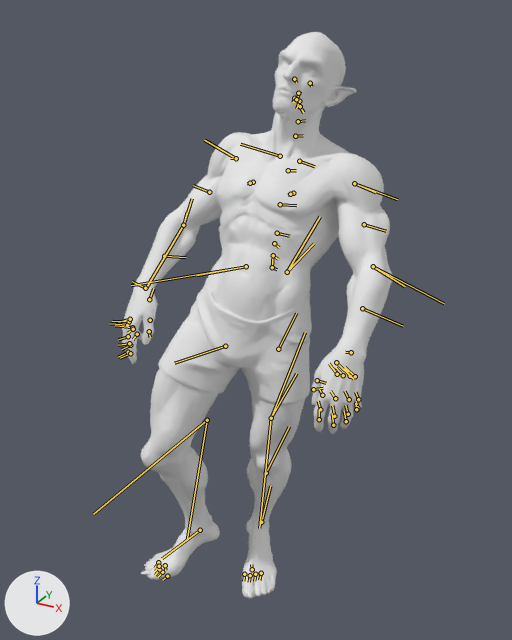
What one commit did to the glTF model public/models/Githzerai_Male_Idle.glb.
Rendered twice from a 50 mm camera at (48.6, -93.5, 100.7) aimed at (-2.3, -1.1, 54.5). Every picture has the same lights, and +X, +Y and +Z are marked at lower left. The picture after the commit comes second. Both versions are drawn at frame 7 of the action 'badass-idle-626441'; the numbers are the values there. The bones that change, and the others that lie on the model, are drawn over the model as lines.
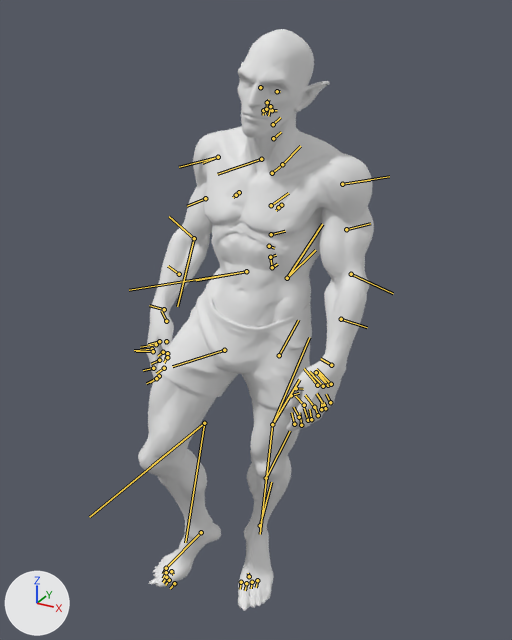
What differs and where, as boxes [x1, y1, x2, y2] in the pictures (512 x 640 px):
'default', posed (13% narrower)
    before: [122, 32, 393, 599]
    after: [138, 29, 374, 611]
bone 'pelvis', root to tip
    before: (272, 267) to (277, 269)
    after: (272, 267) to (277, 264)
bone 'spine_02', root to tip
    before: (274, 243) to (279, 247)
    after: (269, 246) to (274, 248)
bone 'spine_03', root to tip
    before: (277, 233) to (289, 236)
    after: (271, 234) to (285, 231)
bone 'spine_04', root to tip
    before: (280, 204) to (296, 205)
    after: (271, 205) to (288, 193)
bone 'clavicle_l', root to tip
    before: (299, 161) to (314, 166)
    after: (282, 164) to (300, 146)
bone 'upperarm_l', root to tip
    before: (354, 183) to (397, 199)
    after: (342, 184) to (389, 176)
bone 'lowerarm_l', root to tip
    before: (373, 266) to (444, 303)
    after: (351, 274) to (393, 293)
bone 'cc_base_l_forearmtwist01', root to tip
    before: (373, 266) to (405, 286)
    after: (351, 274) to (373, 284)
bone 'cc_base_l_forearmtwist02', root to tip
    before: (362, 308) to (403, 326)
    after: (341, 319) to (367, 327)
bone 'middle_01_l', root to tip
    before: (335, 398) to (330, 391)
    after: (314, 407) to (305, 395)
bone 'index_01_l', root to tip
    before: (322, 395) to (319, 388)
    after: (304, 405) to (295, 396)
bone 'ring_01_l', root to tip
    before: (349, 399) to (344, 391)
    after: (324, 405) to (316, 393)
bone 'pinky_01_l', root to tip
    before: (358, 399) to (355, 392)
    after: (330, 402) to (326, 394)
bone 'cc_base_l_upperarmtwist01', root to tip
    before: (354, 183) to (375, 192)
    after: (342, 184) to (370, 180)
bone 'cc_base_l_upperarmtwist02', root to tip
    before: (364, 224) to (386, 231)
    after: (346, 229) to (370, 223)
bone 'clavicle_r', root to tip
    before: (280, 156) to (240, 144)
    after: (261, 159) to (217, 174)
bone 'upperarm_r', root to tip
    before: (236, 158) to (204, 140)
    after: (218, 157) to (179, 167)
bone 'cc_base_r_upperarmtwist01', root to tip
    before: (236, 158) to (230, 158)
    after: (218, 157) to (202, 163)
bone 'cc_base_r_upperarmtwist02', root to tip
    before: (209, 192) to (193, 185)
    after: (205, 198) to (187, 206)
bone 'lowerarm_r', root to tip
    before: (183, 225) to (192, 198)
    after: (194, 238) to (169, 216)
bone 'cc_base_r_forearmtwist02', root to tip
    before: (164, 256) to (186, 257)
    after: (179, 274) to (168, 266)
bone 'middle_01_r', root to tip
    before: (127, 325) to (109, 323)
    after: (152, 349) to (134, 350)
bone 'ring_01_r', root to tip
    before: (129, 321) to (112, 321)
    after: (156, 344) to (140, 347)
bone 'index_01_r', root to tip
    before: (132, 327) to (115, 325)
    after: (153, 351) to (136, 351)
bone 'pinky_01_r', root to tip
    before: (130, 319) to (118, 322)
    after: (159, 341) to (148, 344)
bone 'thigh_l', root to tip
    before: (287, 272) to (320, 216)
    after: (287, 278) to (322, 224)
bone 'calf_l', root to tip
    before: (271, 418) to (305, 332)
    after: (272, 424) to (309, 337)
bone 'foot_l', root to tip
    before: (261, 522) to (270, 486)
    after: (260, 525) to (271, 482)
bone 'thigh_r', root to tip
    before: (246, 266) to (131, 285)
    after: (246, 271) to (129, 290)
bone 'calf_r', root to tip
    before: (207, 420) to (93, 514)
    after: (204, 423) to (89, 517)
bone 'foot_r', root to tip
    before: (200, 530) to (162, 558)
    after: (201, 532) to (166, 568)

The change in detail:
Bone 'pelvis' (bone_pelvis) turns from (-1, -2, 32) to (-1, -2, 4) degrees about its own x, y and z.
Bone 'spine_02' (bone_spine_02) turns from (-2, -1, -5) to (-2, -1, 12) degrees about its own x, y and z.
Bone 'spine_03' (bone_spine_03) turns from (0, 0, -10) to (0, 0, -13) degrees about its own x, y and z.
Bone 'spine_04' (bone_spine_04) turns from (-2, 11, 0) to (-2, 11, -9) degrees about its own x, y and z.
Bone 'clavicle_l' (bone_clavicle_l) turns from (-1, -6, 15) to (0, -5, 15) degrees about its own x, y and z.
Bone 'upperarm_l' (bone_upperarm_l) turns from (23, 13, -15) to (18, 26, -17) degrees about its own x, y and z.
Bone 'lowerarm_l' (bone_lowerarm_l) turns from (17, 14, 13) to (-5, 3, 13) degrees about its own x, y and z.
Bone 'cc_base_l_forearmtwist01' (bone_cc_base_l_forearmtwist01) turns from (-9, 0, 0) to (1, 0, 0) degrees about its own x, y and z.
Bone 'cc_base_l_forearmtwist02' (bone_cc_base_l_forearmtwist02) turns from (9, 0, 0) to (-3, 0, 0) degrees about its own x, y and z.
Bone 'middle_01_l' (bone_middle_01_l) turns from (5, -13, -6) to (5, -5, -6) degrees about its own x, y and z.
Bone 'index_01_l' (bone_index_01_l) turns from (9, -13, -5) to (10, -10, -11) degrees about its own x, y and z.
Bone 'ring_01_l' (bone_ring_01_l) turns from (-4, -6, -1) to (-4, 2, -3) degrees about its own x, y and z.
Bone 'pinky_01_l' (bone_pinky_01_l) turns from (17, -1, 17) to (19, 12, 11) degrees about its own x, y and z.
Bone 'cc_base_l_upperarmtwist01' (bone_cc_base_l_upperarmtwist01) turns from (-14, 0, 0) to (-7, 0, 0) degrees about its own x, y and z.
Bone 'cc_base_l_upperarmtwist02' (bone_cc_base_l_upperarmtwist02) turns from (14, 0, 0) to (7, 0, 0) degrees about its own x, y and z.
Bone 'clavicle_r' (bone_clavicle_r) turns from (-3, 0, 12) to (-2, 0, 12) degrees about its own x, y and z.
Bone 'upperarm_r' (bone_upperarm_r) turns from (22, 17, -13) to (19, 31, -14) degrees about its own x, y and z.
Bone 'cc_base_r_upperarmtwist01' (bone_cc_base_r_upperarmtwist01) turns from (5, 0, 0) to (-7, 0, 0) degrees about its own x, y and z.
Bone 'cc_base_r_upperarmtwist02' (bone_cc_base_r_upperarmtwist02) turns from (-5, 0, 0) to (7, 0, 0) degrees about its own x, y and z.
Bone 'lowerarm_r' (bone_lowerarm_r) turns from (9, 18, 10) to (-7, 3, 9) degrees about its own x, y and z.
Bone 'cc_base_r_forearmtwist02' (bone_cc_base_r_forearmtwist02) turns from (26, 0, 0) to (-4, 0, 0) degrees about its own x, y and z.
Bone 'middle_01_r' (bone_middle_01_r) turns from (4, -14, -8) to (5, -6, -8) degrees about its own x, y and z.
Bone 'ring_01_r' (bone_ring_01_r) turns from (-5, -8, -3) to (-4, 2, -3) degrees about its own x, y and z.
Bone 'index_01_r' (bone_index_01_r) turns from (9, -19, -9) to (10, -10, -11) degrees about its own x, y and z.
Bone 'pinky_01_r' (bone_pinky_01_r) turns from (15, 0, 14) to (18, 15, 7) degrees about its own x, y and z.
Bone 'thigh_l' (bone_thigh_l) turns from (11, 12, -36) to (13, 11, -7) degrees about its own x, y and z.
Bone 'calf_l' (bone_calf_l) turns from (-6, -3, 1) to (-6, 0, -1) degrees about its own x, y and z.
Bone 'foot_l' (bone_foot_l) turns from (2, -7, 23) to (1, -8, 7) degrees about its own x, y and z.
Bone 'thigh_r' (bone_thigh_r) turns from (1, -9, -23) to (2, -10, 5) degrees about its own x, y and z.
Bone 'calf_r' (bone_calf_r) turns from (-5, -2, -7) to (-6, -1, -8) degrees about its own x, y and z.
Bone 'foot_r' (bone_foot_r) turns from (11, 8, 17) to (11, 7, -1) degrees about its own x, y and z.
